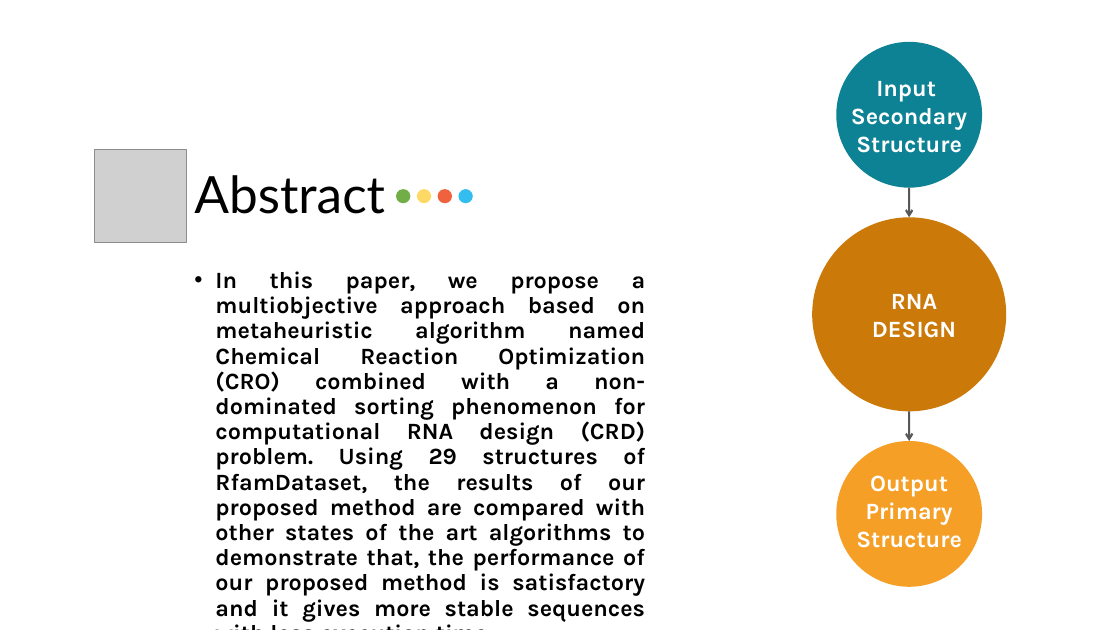
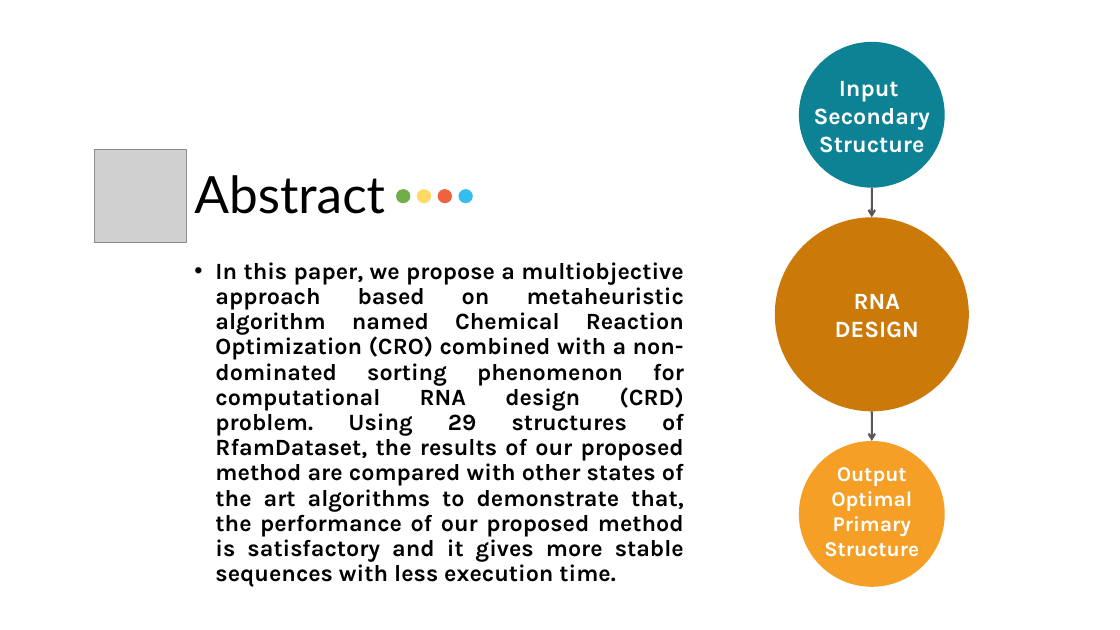
Before and after one commit to afnan2013/Afnan-s-China-Bistro, a slide deck: slide 3 of ICCCSP_2020_Presentation.pptx. Drawn at 1120x630 pixels with LibreOffice and Linux fonts; fonts in the diff are those of the drawing; grey boxes stand for pictures. Boxes give left, top, right and bottom in pixels: in the first picture for what was removed or moved away, otherwise in the second. Text is boxed around its words. In the diff, an @@ line names an element or a change of style, - is before the commit and + after.

```diff
--- a/ICCCSP_2020_Presentation.pptx
+++ b/ICCCSP_2020_Presentation.pptx
@@ ellipse: place and size @@
-ellipse at <box>837,42,983,188</box>
+ellipse at <box>799,42,945,188</box>
@@ 2 texts, 2 arrows, 1 ellipse: place and size @@
-2 texts, 2 arrows, 1 ellipse at <box>812,81,1007,441</box>
+2 texts, 2 arrows, 1 ellipse at <box>775,81,969,441</box>
@@ text "In this paper, we propose ..." rewrapped from <box>215,271,646,621</box> to <box>215,262,684,587</box> @@
@@ ellipse: place and size @@
-ellipse at <box>837,441,983,587</box>
+ellipse at <box>799,441,945,587</box>
@@ text "Output": place and size @@
-text "Output" at <box>856,475,962,548</box>
+text "Output" at <box>824,467,919,557</box>
@@ text at <box>824,467,919,557</box>: size 20 to 18 pt in "Output", "Primary", "Structure" @@
@@ text at <box>831,491,912,511</box>: paragraph added @@
+Optimal
```
Also in this commit, not shown: 6 other slides changed, 17 slides added, 4 slides removed.
